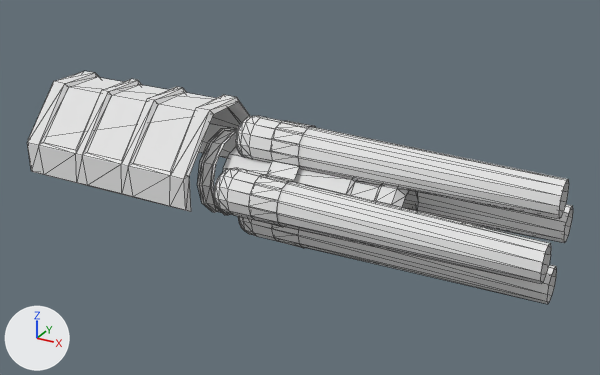
Renders of the OBJ model src/default/models/quake/v_dpnail2/tris.obj from each side of a commit.
One viewpoint serves both versions: a 50 mm lens placed at (43.3, -43.9, 5.4), pointed at (19.0, 0.4, -16.8). Lighting does not change. The marker at lower left points along +X, +Y and +Z. The first picture is the older version. Mesh edges are drawn as thin lines. Where no turn or scale is listed for an object, it has been applied to the vertices. Vertices at exactly the same position are counted once.

In view in the first picture: 'tris'.
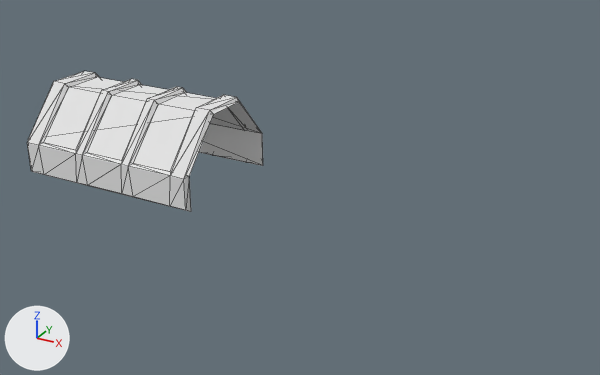
Scene script edits in JSON lines:
```json
{"block": "me_tris", "where": "# used by ob_tris; location = (0.0, 0.0, 0.0)"}
{"op": "remove", "block": "me_tris", "code": "me_tris.from_pydata(...)  # 616 vertices, 1056 faces; spans x -0.4..35.9, y -4.8..4.8, z -20.8..-11.7"}
{"op": "add", "block": "me_tris", "code": "me_tris.from_pydata(...)  # 96 vertices, 158 faces; spans x -0.4..13.6, y -4.8..4.8, z -17.8..-11.7"}
{"block": "me_tris", "change": "me_tris part 1: 7 loose pieces with 520 vertices, spanning x 13.1..35.9, y -4.3..4.2, z -20.8..-12.2, are deleted"}
```

Where the change shows, as pixel boxes [x1, y1, x2, y2] in the pictures (600 x 375 px):
```json
{"object": "tris", "change": "reshaped", "before": [27, 71, 573, 304], "after": [27, 71, 263, 212], "on screen": "57% narrower, 39% shorter"}
{"part": 1, "of": "me_tris", "change": "deleted", "before": [197, 116, 573, 304]}
```
